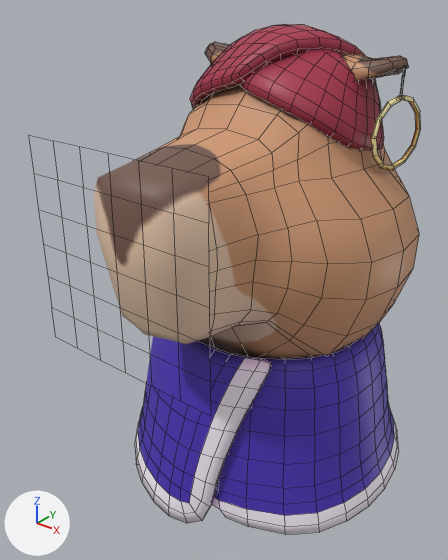
Before and after pictures for a commit that changed the FBX model Assets/_Assets/Capibara/Capibara.fbx.
The view is the same before and after, from a 50 mm lens placed at (1.05, -1.585, 1.458), pointed at (-0.077, -0.176, 0.585). The axes (+X, +Y, +Z) are drawn at lower left. The lights are the same throughout. Mesh edges are drawn as thin lines. Where no turn or scale is listed for an object, it has been applied to the vertices.

The first picture shows 'capibara_cape', 'capibara_face', 'capibara_head'.
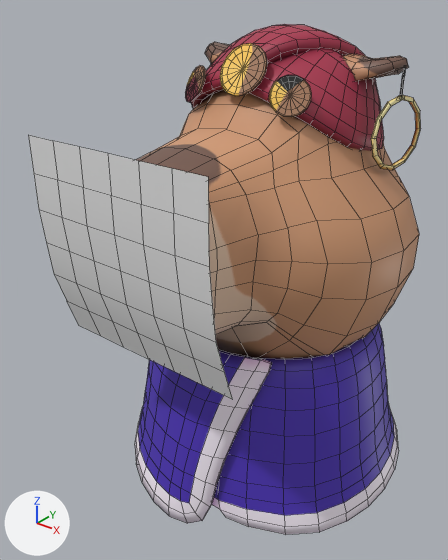
Commit message: Capibara que se me olvidói subirlo ayer lemao

Pixel boxes [x1, y1, x2, y2] of what changed, in the pictures (448 x 560 px; the box of a moved part takes in the faces that stretch with it):
```json
{"object": "capibara_face", "change": "surface changed, reshaped", "before": [28, 135, 211, 416], "after": [28, 135, 233, 400], "on screen": "12% wider"}
{"part": 1, "of": "me_capibara_head", "change": "added", "after": [185, 65, 206, 103]}
{"part": 2, "of": "me_capibara_head", "change": "added", "after": [269, 75, 311, 117], "on screen": "brown"}
{"part": 3, "of": "me_capibara_head", "change": "added", "after": [220, 43, 267, 96], "on screen": "orange"}
{"part": 4, "of": "me_plane_002", "change": "moved or reshaped", "before": [39, 210, 210, 308], "after": [39, 209, 213, 306]}
{"part": 5, "of": "me_plane_002", "change": "moved or reshaped", "before": [43, 244, 210, 346], "after": [46, 242, 216, 342]}
{"part": 6, "of": "me_plane_002", "change": "moved or reshaped", "before": [48, 277, 211, 383], "after": [54, 274, 224, 372]}
{"part": 7, "of": "me_plane_002", "change": "moved or reshaped", "before": [52, 308, 211, 416], "after": [67, 301, 233, 400]}
```

Scene script edits in JSON lines:
```json
{"op": "set", "path": "mat_capibara_face.alpha", "old": "0.0", "new": "1.0"}
{"block": "me_capibara_head", "where": "# used by ob_capibara_head; location = (0.0, 0.0, 0.0)"}
{"op": "remove", "block": "me_capibara_head", "code": "me_capibara_head.from_pydata(...)  # 1041 vertices, 1016 faces; spans x -0.436..0.436, y -0.672..0.4, z 0.29..1.341"}
{"op": "add", "block": "me_capibara_head", "code": "me_capibara_head.from_pydata(...)  # 1236 vertices, 1208 faces; spans x -0.436..0.436, y -0.672..0.4, z 0.29..1.341"}
{"block": "me_capibara_head", "change": "me_capibara_head part 1: a new loose piece of 65 vertices spanning x -0.21..-0.111, y -0.236..-0.169, z 1.14..1.238, in mat_capibara_head (picture img_capibara_head_base_color_png)"}
{"block": "me_capibara_head", "change": "me_capibara_head part 2: a new loose piece of 65 vertices spanning x 0.111..0.21, y -0.236..-0.169, z 1.14..1.238, in mat_capibara_head (picture img_capibara_head_base_color_png)"}
{"block": "me_capibara_head", "change": "me_capibara_head part 3: a new loose piece of 65 vertices spanning x -0.073..0.073, y -0.229..-0.152, z 1.175..1.304, in mat_capibara_head (picture img_capibara_head_base_color_png)"}
{"block": "me_plane_002", "where": "me_plane_002.from_pydata(...)  # 49 vertices, 36 faces; spans x -0.29..0.29, y -0.684, z 0.53..1.111"}
{"block": "me_plane_002", "where": "# used by ob_capibara_face; location = (0.0, 0.0, 0.0)"}
{"block": "me_plane_002", "change": "me_plane_002 part 4: all 7 vertices in x -0.29..0.29, y -0.684, z 0.821 are moved by (0.0, 0.01, 0.0)"}
{"block": "me_plane_002", "change": "me_plane_002 part 5: all 7 vertices in x -0.29..0.29, y -0.684, z 0.724 are moved by (0.0, 0.021, 0.0)"}
{"block": "me_plane_002", "change": "me_plane_002 part 6: all 7 vertices in x -0.29..0.29, y -0.684, z 0.627 are moved by (0.0, 0.052, 0.0)"}
{"block": "me_plane_002", "change": "me_plane_002 part 7: all 7 vertices in x -0.29..0.29, y -0.684, z 0.53 are moved by (0.0, 0.084, 0.0)"}
```
